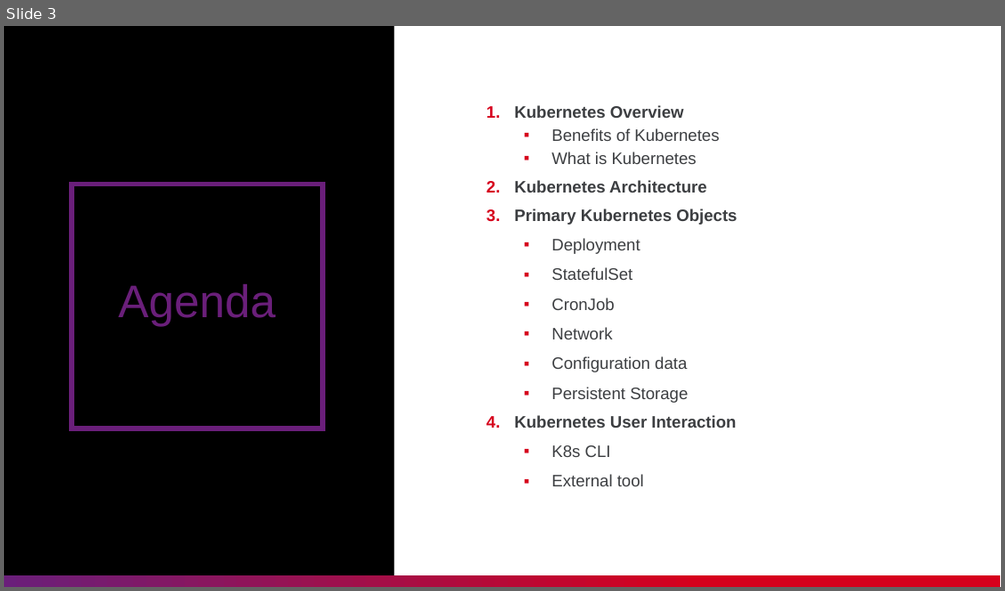
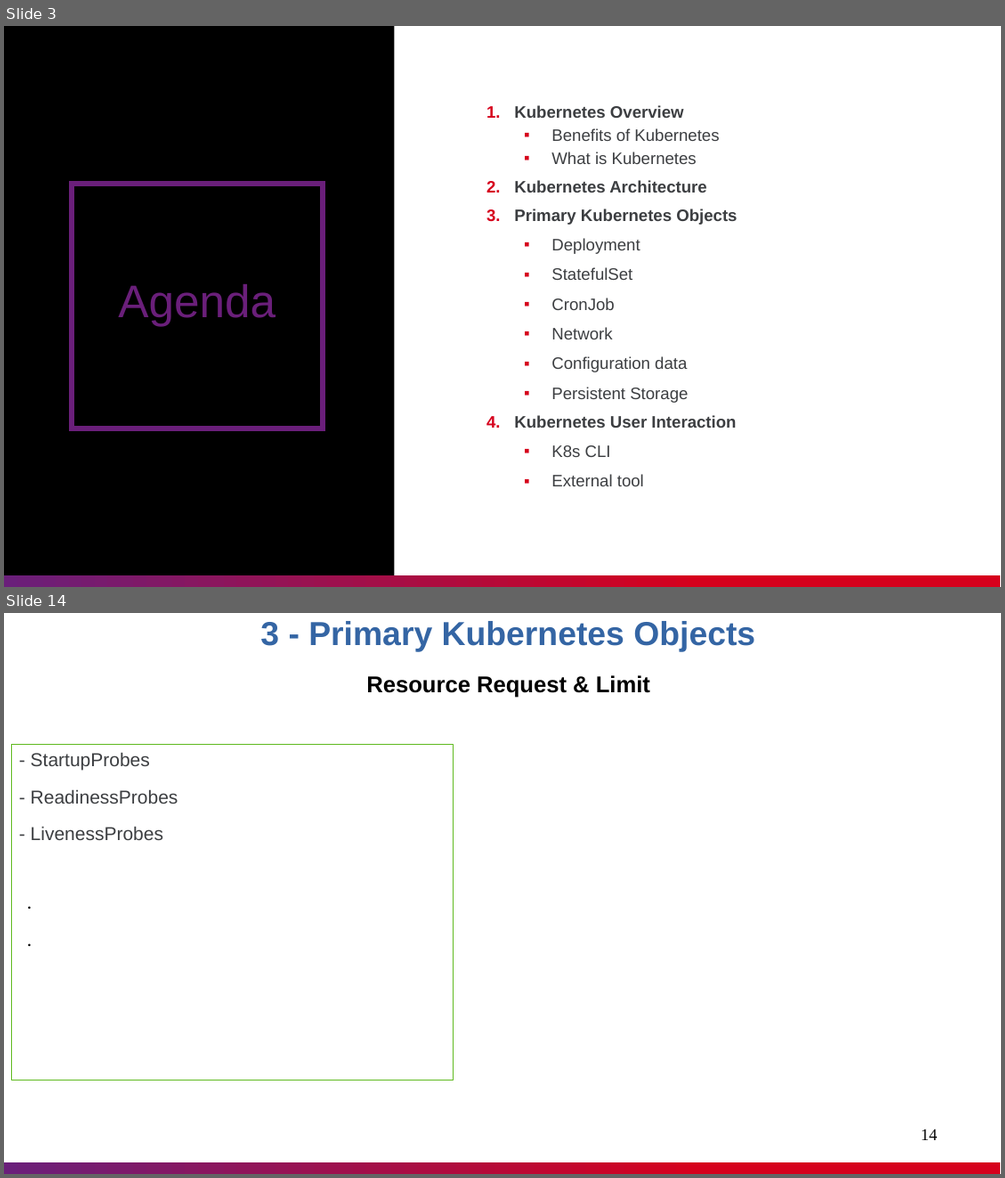
Before and after one commit to nashtech-garage/kubernetes, a slide deck: documents/K8s_Knowledge_Sharing.pptx. Shown one above the other, each under a label of ours: slide 3 before the commit, slides 3 and 14 after it; the slides between them are not shown. The pictures are 1005x591 and 1005x1178 pixels, drawn with LibreOffice and Linux fonts; fonts in the diff are those of the drawing. Boxes give left, top, right and bottom in pixels: in the first picture for what was removed or moved away, otherwise in the second. Text is boxed around its words. In the diff, an @@ line names an element or a change of style, - is before the commit and + after.

```diff
--- a/documents/K8s_Knowledge_Sharing.pptx
+++ b/documents/K8s_Knowledge_Sharing.pptx
@@ slide 14 added at <box>4,613,1001,1174</box>, background #FFFFFF; not listed: 1 template element that a slide beside it also shows @@
@@ text added at <box>260,621,755,698</box>, 32 pt, text #3465A4, bold @@
+3 - Primary Kubernetes Objects
+Resource Request & Limit
@@ rectangle added at <box>11,744,453,1080</box>, outline #5EB91E 0.51 pt, 18 pt, text #3C3E41 @@
+- StartupProbes
+- ReadinessProbes
+- LivenessProbes
@@ page number added at <box>921,1128,938,1140</box>, 16 pt, text #000000 @@
+14
```
Also in this commit, not shown: 1 slide changed, 3 other slides added, 1 slide removed.
